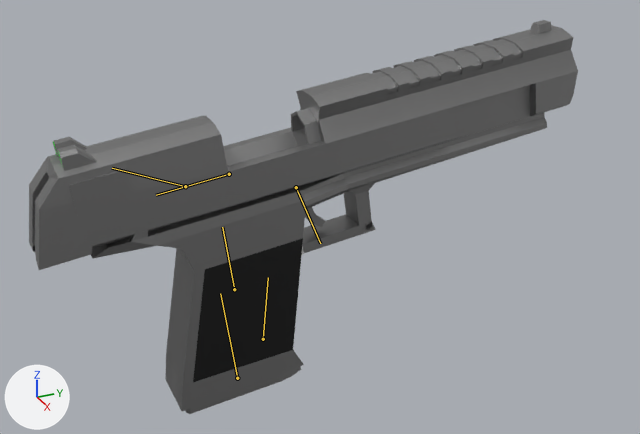
A saved change to the glTF model Assets/models/weapons/firearm/viewmodels/pistols/DE.glb.
Both versions are drawn from a camera (50 mm lens) standing at (0.535, 0.155, 0.051) and looking at (0.16, 0.324, -0.137). The axes (+X, +Y, +Z) are drawn at lower left. The lights are the same throughout. The picture after the commit comes second. Both versions are drawn at frame 2 of the action 'shoot'; the numbers are the values there. The bones that bend it are drawn over the model as lines.

The first picture shows 'Cargador', 'Corredera', 'Cuerpo', 'Gatillo'.
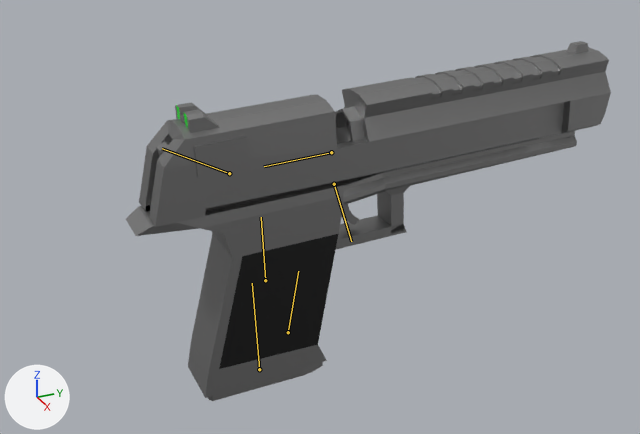
The change in detail:
Bone 'Root' (bone_root) moves from (-0.1636, -0.2436, 0.2739) to (-0.1636, -0.2419, 0.2861).
Bone 'Root' (bone_root) turns from (7, 180, 0) to (3, 180, 0) degrees about its own x, y and z.
Bone 'Corredera' (bone_corredera) moves from (0.0, 0.0483, 0.0) to (0.0, 0.0169, 0.0).

Boxes (x1, y1, x2, y2) around the edits, measured in the pictures (640 x 434 px):
'Cuerpo', posed (9% shorter): before (91, 20, 578, 411); after (126, 41, 611, 398)
'Corredera', posed (18% shorter): before (29, 107, 456, 270); after (139, 94, 544, 227)
'Cargador', posed: before (185, 366, 301, 414); after (207, 362, 323, 401)
'Gatillo', posed (14% narrower): before (305, 207, 325, 227); after (342, 204, 359, 225)
bone 'Root', root to tip: before (237, 378) to (220, 293); after (259, 369) to (252, 283)
bone 'Corredera', root to tip: before (229, 174) to (156, 195); after (331, 152) to (264, 166)
